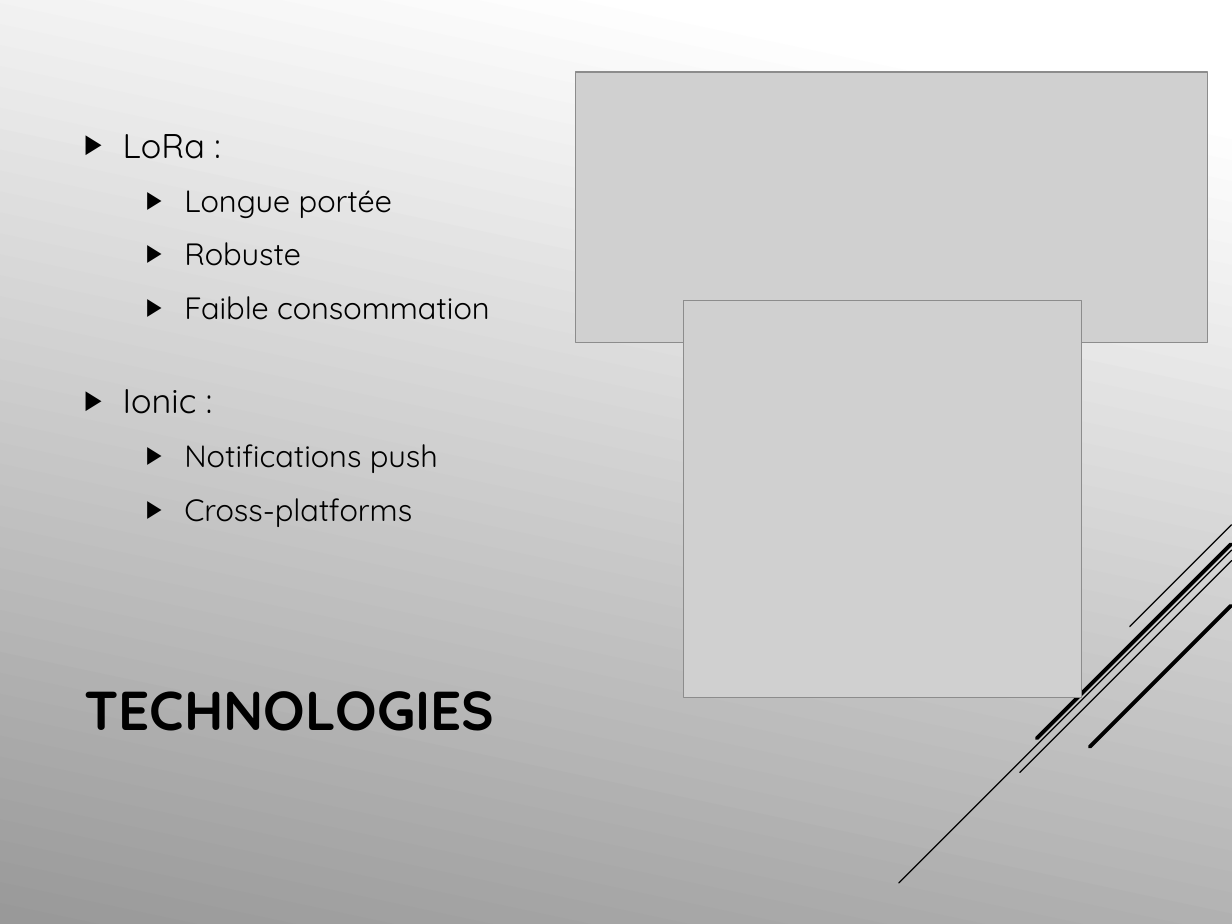
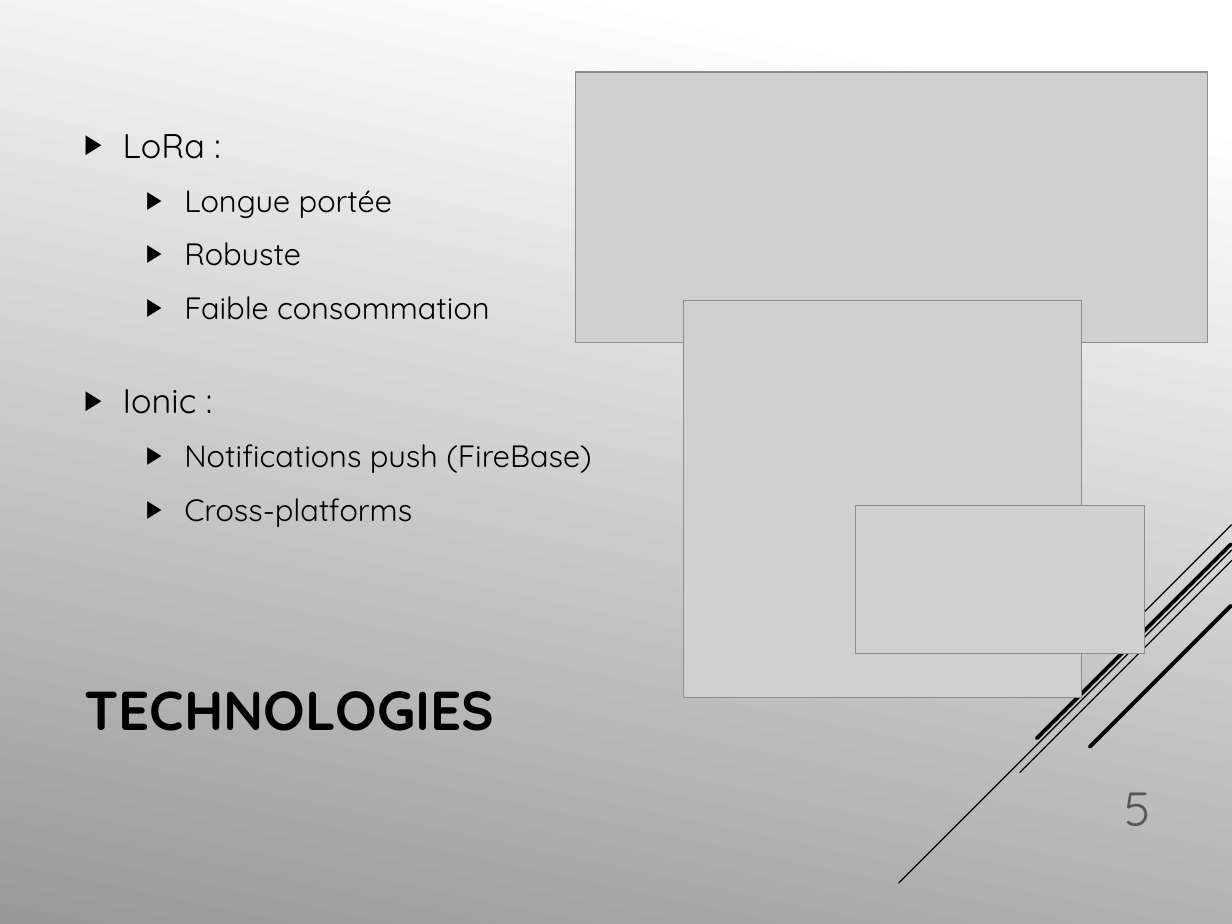
Before and after one commit to delisea/R-Montagne, a slide deck: slide 5 of R’Montagne.pptx. Drawn at 1232x924 pixels with LibreOffice and Linux fonts; fonts in the diff are those of the drawing; grey boxes stand for pictures. Boxes give left, top, right and bottom in pixels: in the first picture for what was removed or moved away, otherwise in the second. Text is boxed around its words. In the diff, an @@ line names an element or a change of style, - is before the commit and + after.

```diff
--- a/R’Montagne.pptx
+++ b/R’Montagne.pptx
@@ text at <box>184,444,591,473</box>: text changed @@
-  ▶ Notifications push
+  ▶ Notifications push (FireBase)
@@ picture added at <box>856,505,1145,653</box> @@
@@ page number added at <box>1124,792,1150,826</box>, 28 pt, text #575757 @@
+5
```
Also in this commit, not shown: 15 other slides changed.
